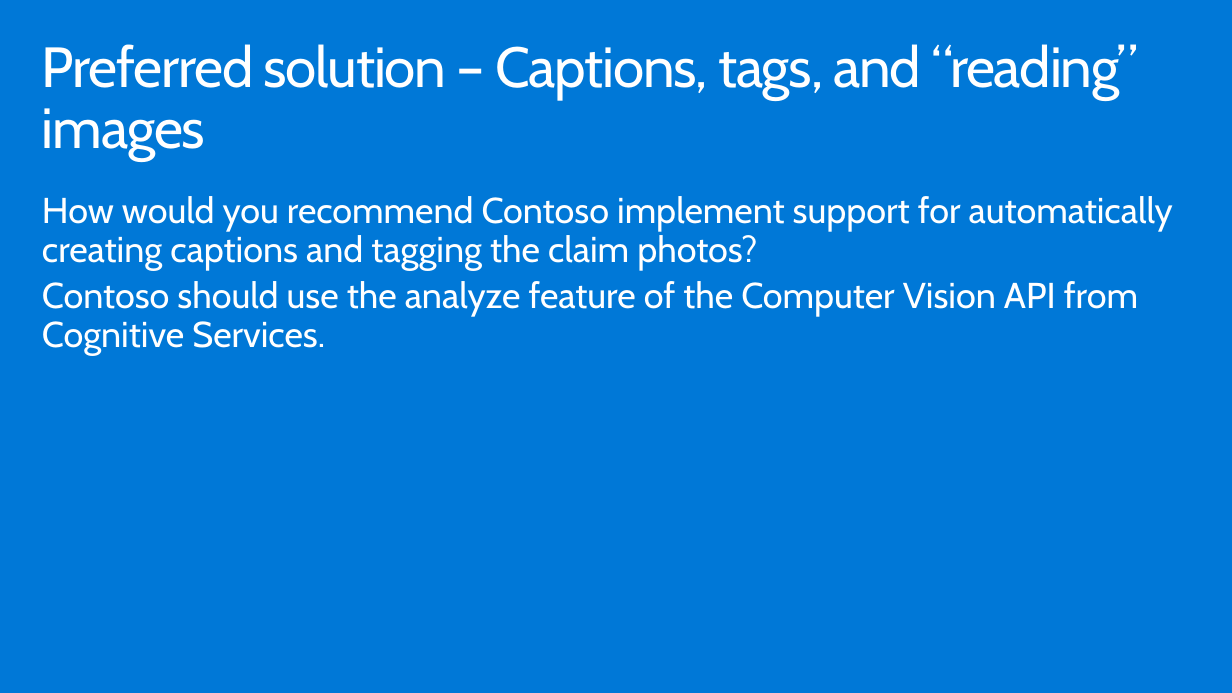
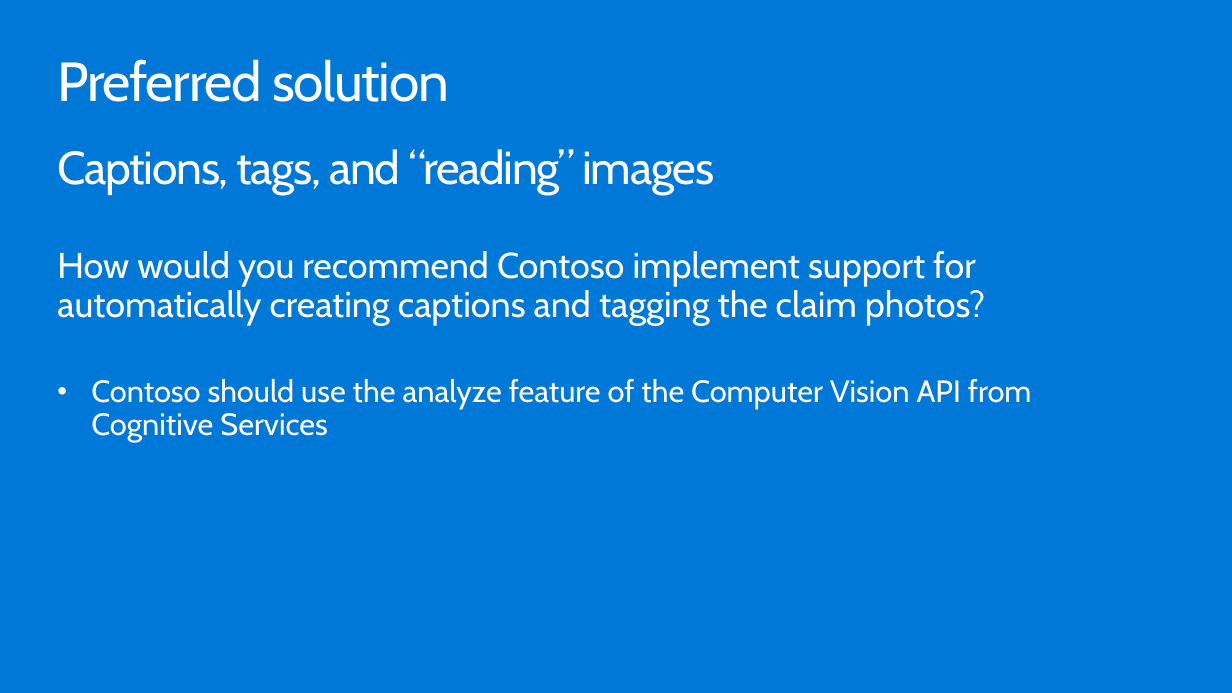
Before and after one commit to nenves/MCW-Cognitive-services-and-deep-learning, a slide deck: slide 24 of Whiteboard design session/WDS trainer presentation - Cognitive Services and deep learning.pptx. Drawn at 1232x693 pixels with LibreOffice and Linux fonts; fonts in the diff are those of the drawing. Boxes give left, top, right and bottom in pixels: in the first picture for what was removed or moved away, otherwise in the second. Text is boxed around its words. In the diff, an @@ line names an element or a change of style, - is before the commit and + after.

```diff
--- a/Whiteboard design session/WDS trainer presentation - Cognitive Services and deep learning.pptx
+++ b/Whiteboard design session/WDS trainer presentation - Cognitive Services and deep learning.pptx
@@ text added at (x1=57, y1=59, x2=449, y2=102), 42.9 pt, text #FFFFFF @@
+Preferred solution
@@ title at (x1=57, y1=149, x2=714, y2=195): text changed; size 44.1 to 36 pt @@
-Preferred solution – Captions, tags, and “reading” images
+Captions, tags, and “reading” images
@@ text "How would you recommend Contoso ..." moved from (x1=42, y1=196, x2=1173, y2=355) to (x1=57, y1=251, x2=1032, y2=442) @@
@@ text at (x1=91, y1=379, x2=1032, y2=442): text changed; size 28 to 24 pt @@
-Contoso should use the analyze feature of the Computer Vision API from Cognitive Services.
+• Contoso should use the analyze feature of the Computer Vision API from Cognitive Services
```
Also in this commit, not shown: 22 other slides changed.
